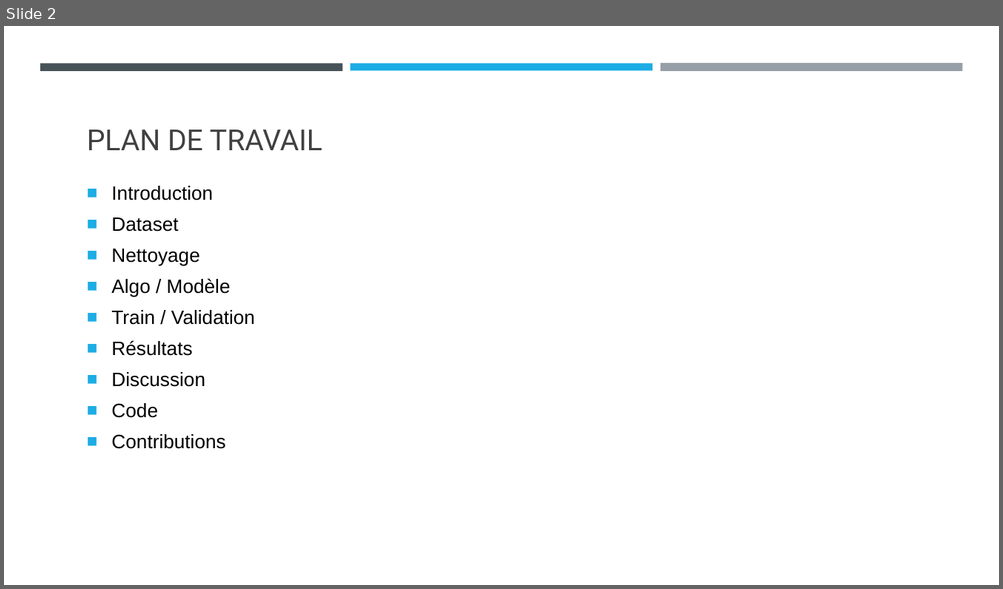
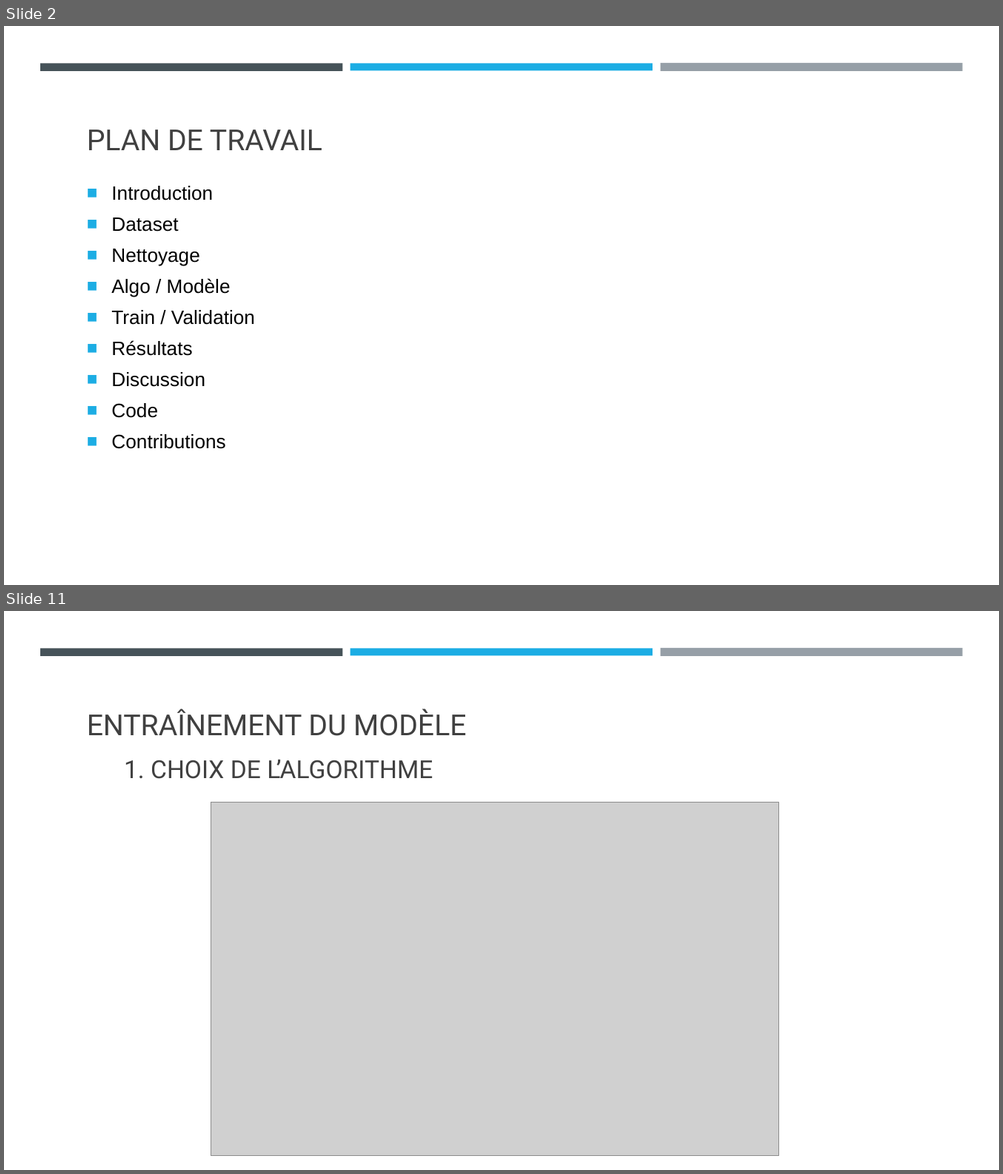
Before and after one commit to wiwiwisso/Health_Insurance_Cross_Sell_Prediction, a slide deck: Prédictions de ventes croisée d’assurence maladie et assurence.pptx. Shown one above the other, each under a label of ours: slide 2 before the commit, slides 2 and 11 after it; the slides between them are not shown. The pictures are 1003x589 and 1003x1174 pixels, drawn with LibreOffice and Linux fonts; fonts in the diff are those of the drawing; grey boxes stand for pictures. Boxes give left, top, right and bottom in pixels: in the first picture for what was removed or moved away, otherwise in the second. Text is boxed around its words. In the diff, an @@ line names an element or a change of style, - is before the commit and + after.

```diff
--- a/Prédictions de ventes croisée d’assurence maladie et assurence.pptx
+++ b/Prédictions de ventes croisée d’assurence maladie et assurence.pptx
@@ slide 11 added at (4, 611, 999, 1170), background #FFFFFF; not listed: 3 template elements that a slide beside it also shows @@
@@ title added at (87, 709, 466, 736), 28 pt, text #404040 @@
+ENTRAÎNEMENT DU MODÈLE
@@ text added at (124, 760, 432, 779), 24 pt, text #404040 @@
+1. CHOIX DE L’ALGORITHME
@@ picture added at (210, 802, 779, 1156) @@
```
Also in this commit, not shown: 1 slide changed, 12 other slides added, 2 slides removed, 2 other files.
